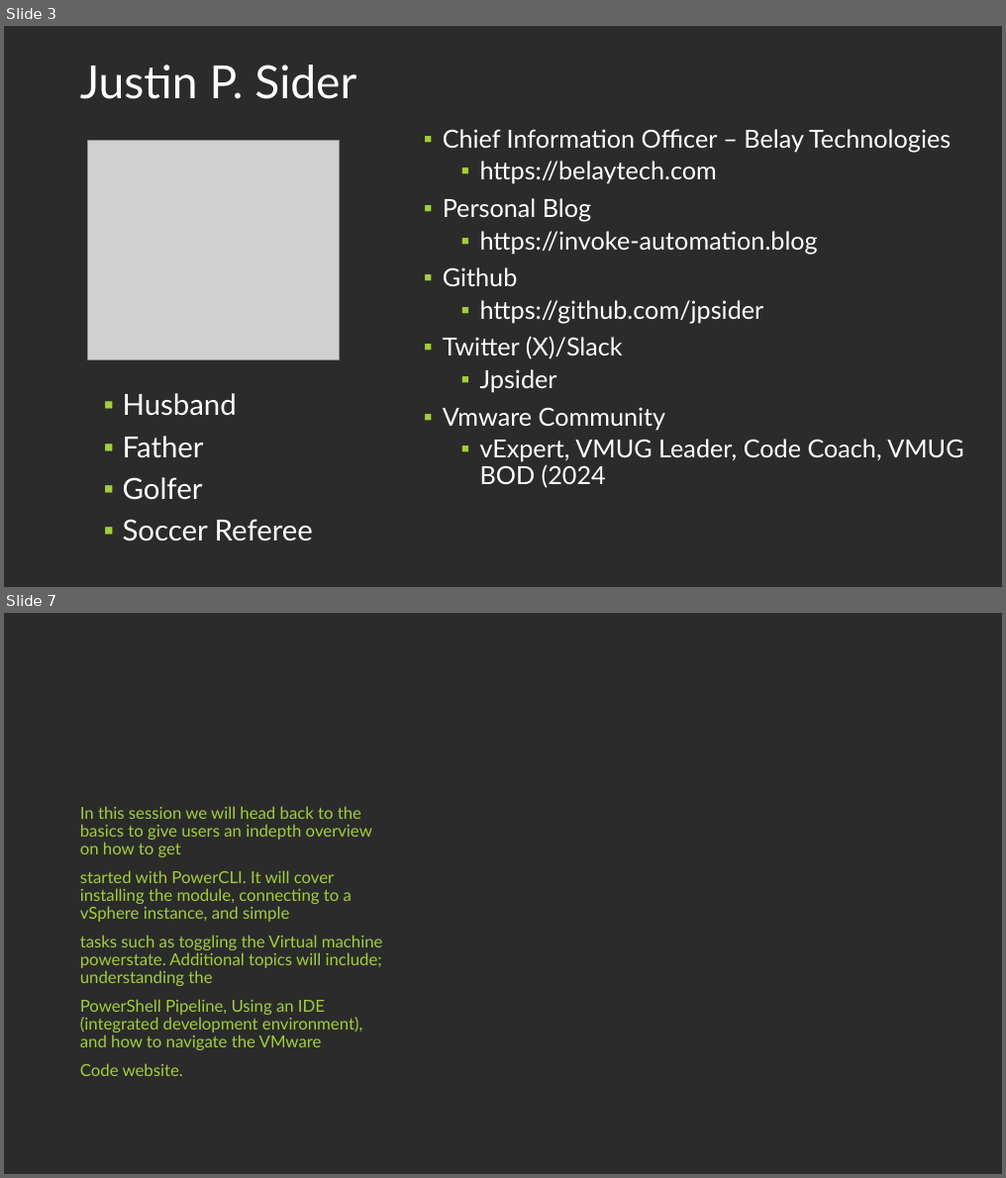
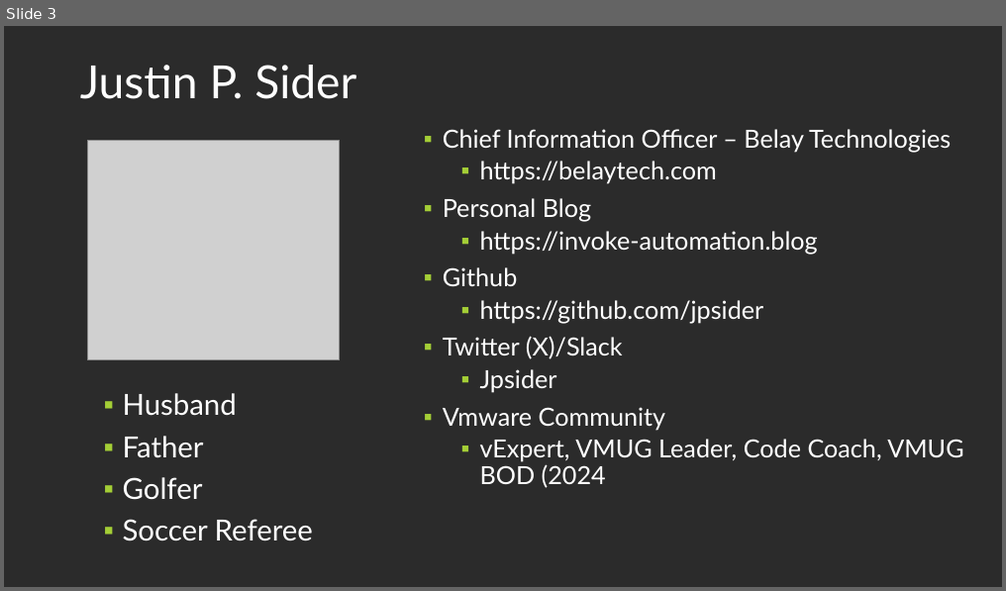
Before and after one commit to jpsider/Invoke-Automation, a slide deck: Powercli/PDX_VMUG_2023/UserCon-PPT-2023.pptx. Shown one above the other, each under a label of ours: slides 3 and 7 before the commit, slide 3 after it; the slides between them are not shown. The pictures are 1006x1178 and 1006x591 pixels, drawn with LibreOffice and Linux fonts; fonts in the diff are those of the drawing; grey boxes stand for pictures; background and template pictures are left out; a plain dark background stands for a picture behind light text. Boxes give left, top, right and bottom in pixels: in the first picture for what was removed or moved away, otherwise in the second. Text is boxed around its words. In the diff, an @@ line names an element or a change of style, - is before the commit and + after.

```diff
--- a/Powercli/PDX_VMUG_2023/UserCon-PPT-2023.pptx
+++ b/Powercli/PDX_VMUG_2023/UserCon-PPT-2023.pptx
@@ slide 7 removed at (x1=4, y1=613, x2=1002, y2=1174), background picture (left out) @@
@@ text removed at (x1=80, y1=806, x2=383, y2=1076) @@
-In this session we will head back to the basics to give users an indepth overview on how to get
-started with PowerCLI. It will cover installing the module, connecting to a vSphere instance, and simple
-tasks such as toggling the Virtual machine powerstate. Additional topics will include; understanding the
-PowerShell Pipeline, Using an IDE (integrated development environment), and how to navigate the VMware
-Code website.
```
Also in this commit, not shown: 1 slide changed, 12 slides added, 3 other slides removed, 1 other file.
